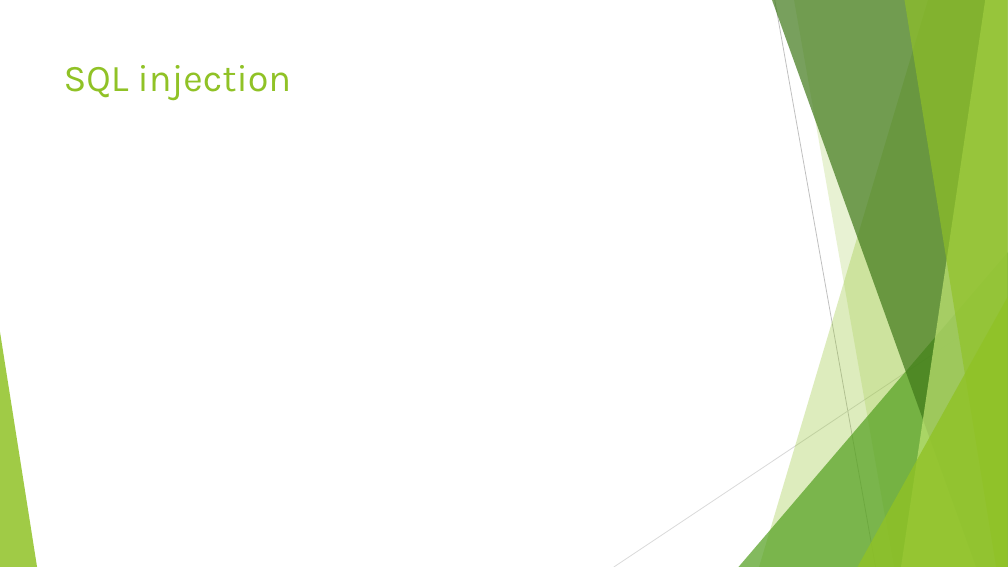
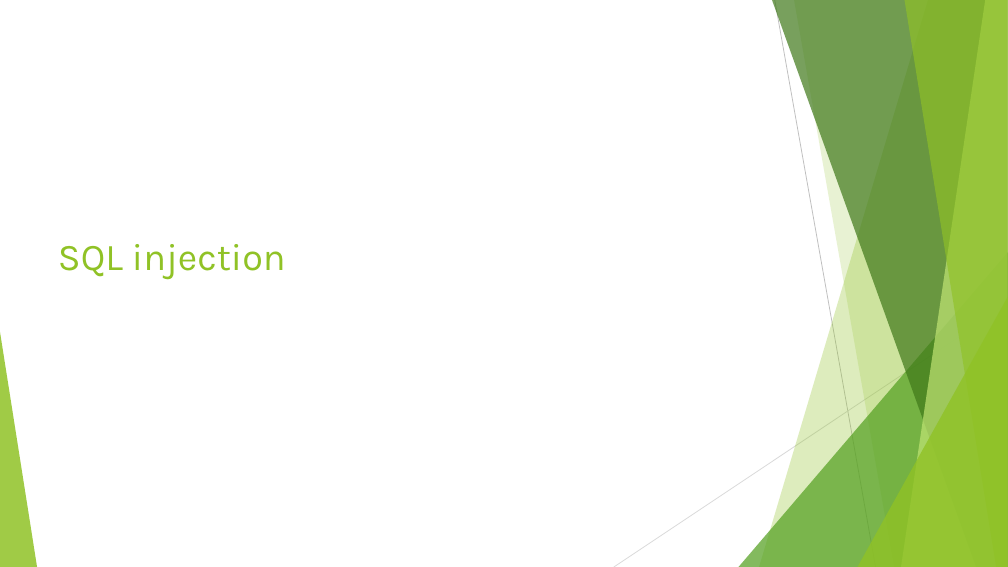
Before and after one commit to dimMaryanto93/bootcamp.2017-01, a slide deck: slide 9 of #6 - Java Database Connectivty.pptx. Drawn at 1008x567 pixels with LibreOffice and Linux fonts; fonts in the diff are those of the drawing. Boxes give left, top, right and bottom in pixels: in the first picture for what was removed or moved away, otherwise in the second. Text is boxed around its words. In the diff, an @@ line names an element or a change of style, - is before the commit and + after.

```diff
--- a/#6 - Java Database Connectivty.pptx
+++ b/#6 - Java Database Connectivty.pptx
@@ title "SQL injection": place and size @@
-title "SQL injection" at <box>64,65,292,101</box>
+title "SQL injection" at <box>58,244,286,280</box>
```
Also in this commit, not shown: 3 other slides changed, 2 slides added, 2 slides removed, 1 other file.
